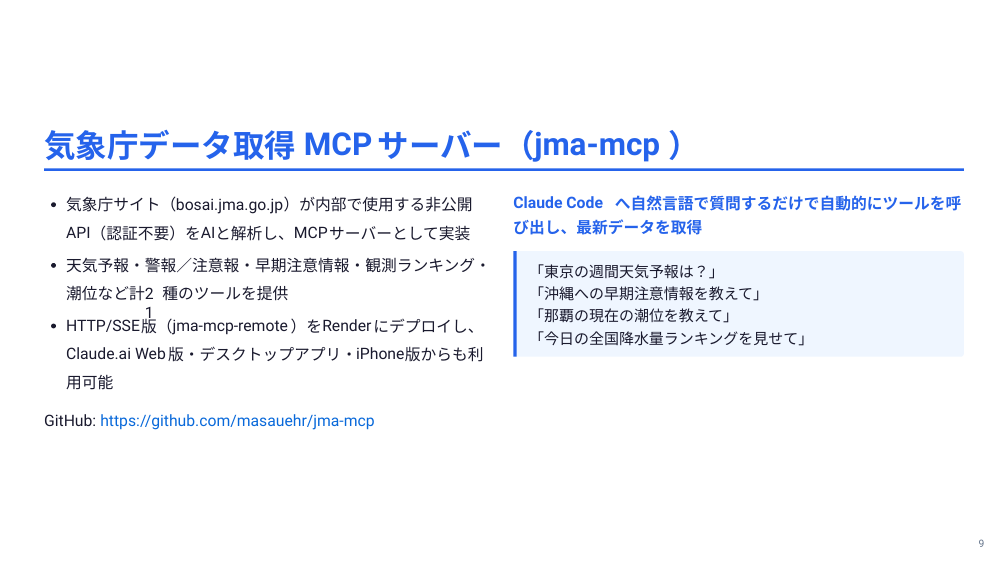
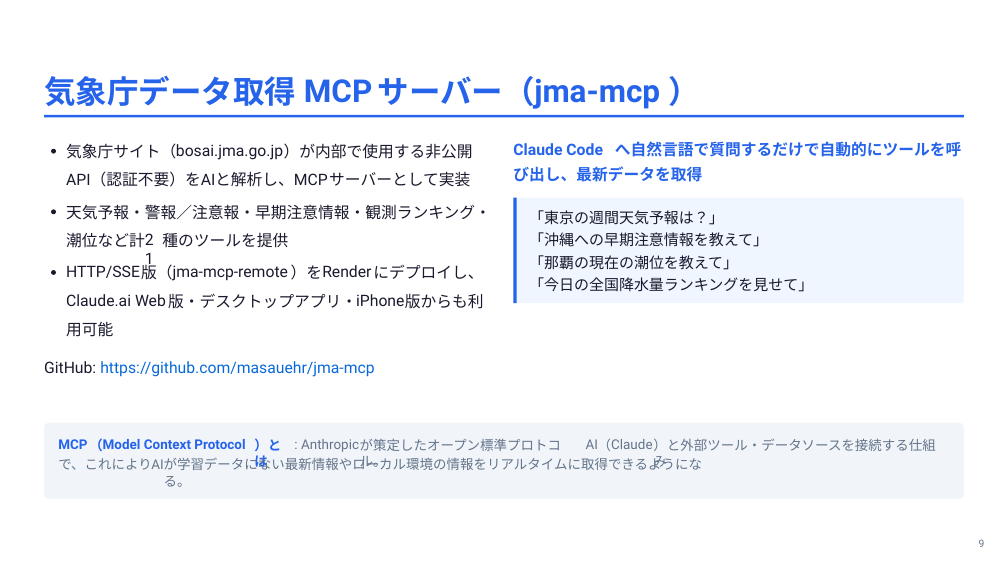
Before and after one commit to masauehr/marp_slides, a slide deck: slide 9 of slides/2026-07-01-ai-projects-intro.pptx. Drawn at 1008x567 pixels with LibreOffice and Linux fonts; fonts in the diff are those of the drawing. Boxes give left, top, right and bottom in pixels: in the first picture for what was removed or moved away, otherwise in the second. Text is boxed around its words. In the diff, an @@ line names an element or a change of style, - is before the commit and + after.

Commit message:
update: スライド9下部にMCP概念の簡単な説明を追加、スライド11右画像を上に詰めて拡大表示
スライド9: 空いていた下部余白にMCP(Model Context Protocol)自体の説明ボックスを追加。
スライド11: 右カラムにmargin-top:-70pxを指定し画像を上に引き上げ(見出し下線が
一部途切れるが指示により許容)、画像をより大きく見せられるようにした。

```diff
--- a/slides/2026-07-01-ai-projects-intro.pptx
+++ b/slides/2026-07-01-ai-projects-intro.pptx
@@ freeform shape: place and size @@
-freeform shape at (51, 324, 56, 328)
+freeform shape at (51, 149, 56, 154)
@@ freeform shape: place and size @@
-freeform shape at (51, 203, 56, 207)
+freeform shape at (51, 209, 56, 214)
@@ 37 texts, 3 freeform shapes: place and size @@
-37 texts, 3 freeform shapes at (44, 126, 964, 430)
+37 texts, 3 freeform shapes at (44, 73, 964, 377)
@@ freeform shape: place and size @@
-freeform shape at (51, 263, 56, 268)
+freeform shape at (51, 270, 56, 274)
@@ freeform shape added at (44, 423, 964, 498), fill #F1F5F9 @@
@@ text added at (58, 439, 87, 449), 12.8 pt, text #2563EB, bold @@
+MCP
@@ text added at (89, 437, 103, 451), 12.8 pt, text #2563EB, bold @@
+（
@@ text added at (103, 439, 245, 449), 12.8 pt, text #2563EB, bold @@
+Model Context Protocol
@@ text added at (254, 438, 281, 470), 12.8 pt, text #2563EB, bold @@
+）とは
@@ text added at (301, 439, 359, 452), 12.8 pt, text #64748B @@
+: Anthropic
@@ text added at (360, 439, 561, 469), 12.8 pt, text #64748B @@
+が策定したオープン標準プロトコル。
@@ text added at (586, 439, 598, 449), 12.8 pt, text #64748B @@
+AI
@@ text added at (598, 437, 612, 451), 12.8 pt, text #64748B @@
+（
@@ text added at (611, 439, 653, 449), 12.8 pt, text #64748B @@
+Claude
@@ text added at (653, 438, 935, 451), 12.8 pt, text #64748B @@
+）と外部ツール・データソースを接続する仕組み
@@ text added at (58, 458, 152, 470), 12.8 pt, text #64748B @@
+で、これにより
@@ text added at (151, 459, 163, 469), 12.8 pt, text #64748B @@
+AI
@@ text added at (164, 455, 703, 470), 12.8 pt, text #64748B @@
+が学習データにない最新情報やローカル環境の情報をリアルタイムに取得できるようになる。
```
Also in this commit, not shown: 2 other slides changed, 2 other files.
